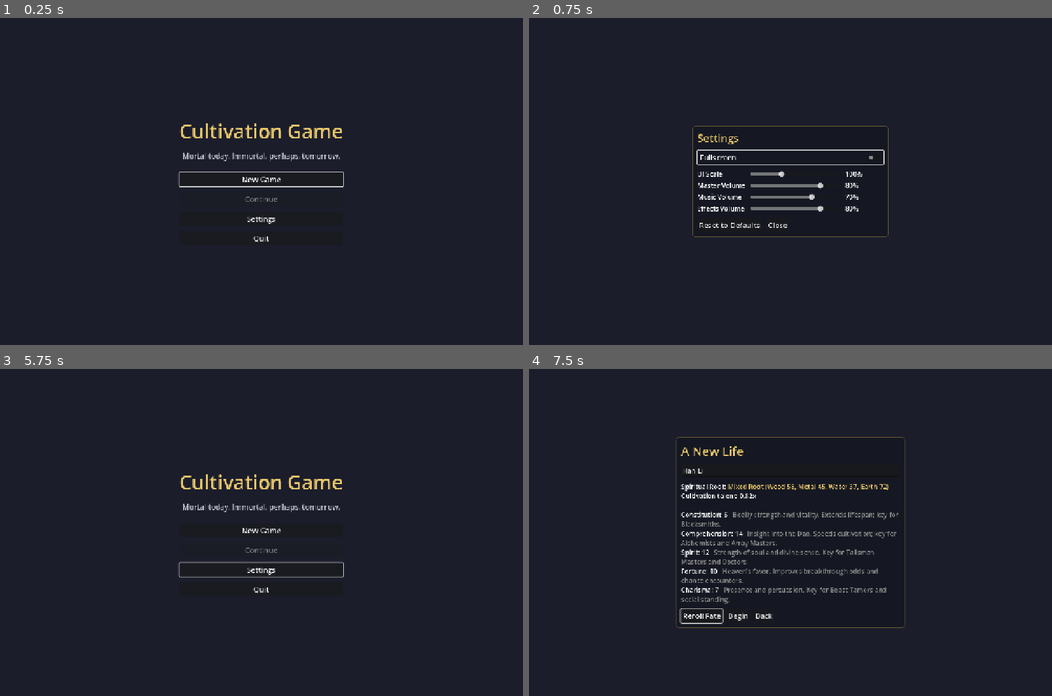
Above: before the commit, frames 1-4 (two rows, left to right).
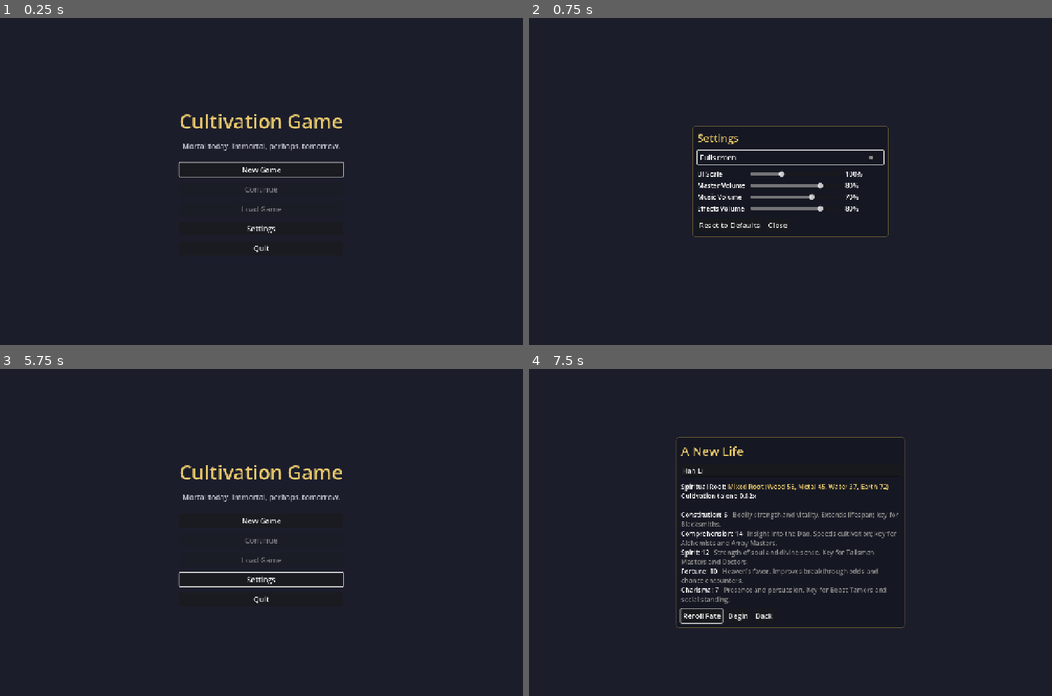
Above: after the commit, the same moments.

Repository: samridghimire/cultivation-game
Game: Godot game, scene res://src/ui/main_menu.tscn
Two runs of this game, one before a commit and one after it. Both use one fixed random seed, a clock stepped at 60 frames per second and the inputs below.
Inputs (mouse positions are in pixels of both pictures, inside the frame that each line leads up to):
- Up to frame 1 (0.25 s): no input
- Up to frame 2 (0.75 s): click "Settings" at 0.5 s
- Up to frame 3 (5.75 s): click "Reset to Defaults" at 1.25 s; move the mouse to (376, 516) at 2.02 s; hold D (move_right) 2.03-2.75 s; hold E (interact) 2.03-2.75 s; click (376, 516) at 2.17 s; drag from (156, 548) to (235, 597) at 2.77 s; move the mouse to (313, 460) at 3.52 s; hold D (move_right) 3.53-4.25 s; tap K (toggle_techniques) at 3.6 s; drag from (235, 597) to (104, 483) at 4.27 s; move the mouse to (418, 581) at 5.02 s; hold A (move_left) from 5.03 s (still down); tap C (toggle_character_sheet) at 5.1 s; tap Escape (pause_menu) at 5.65 s
- Up to frame 4 (7.5 s): release A (move_left) at 5.75 s; click "New Game" at 5.75 s; click "Back" at 6.5 s; click "New Game" at 7.25 s

The runs differ from the first frame. In frame 1, 2.4% of the frame differs, in the area x 34-66%, y 29-72%; in frame 2, nothing differs; in frame 3, 2.4%; in frame 4, nothing differs.

Commit message:
[F-004b] Load screen for save slots in main and pause menus
Co-Authored-By: Claude <noreply@anthropic.com>

Diff:
--- a/src/ui/hud.gd
+++ b/src/ui/hud.gd
@@ -17,6 +17,7 @@
 var _combat_report: CombatReport
 var _pause_menu: PauseMenu
 var _settings: SettingsScreen
+var _load_screen: LoadScreen
 var _banner: Banner
 var _death_screen: Control
 
@@ -45,6 +46,11 @@
 	_settings.closed.connect(_on_settings_closed)
 	add_child(UIStyle.centered(_settings))
 	_pause_menu.settings_requested.connect(_open_settings)
+	_load_screen = LoadScreen.new()
+	_load_screen.closed.connect(_on_load_closed)
+	_load_screen.slot_chosen.connect(_on_slot_chosen)
+	add_child(UIStyle.centered(_load_screen))
+	_pause_menu.load_requested.connect(_open_load)
 	_banner = Banner.new()
 	add_child(_banner)
 	_build_death_screen()
@@ -62,7 +68,7 @@
 
 
 func _unhandled_input(event: InputEvent) -> void:
-	if _choice_menu.visible or _combat_report.visible or _pause_menu.visible or _settings.visible or _death_screen.visible:
+	if _choice_menu.visible or _combat_report.visible or _pause_menu.visible or _settings.visible or _load_screen.visible or _death_screen.visible:
 		return
 	if event.is_action_pressed("pause_menu"):
 		# Consumed here so the world's own Esc handling never runs mid-session.
@@ -194,7 +200,7 @@
 
 
 func _on_menu_requested(source: Node) -> void:
-	if _any_screen_open() or _combat_report.visible or _pause_menu.visible or _settings.visible or _death_screen.visible:
+	if _any_screen_open() or _combat_report.visible or _pause_menu.visible or _settings.visible or _load_screen.visible or _death_screen.visible:
 		return
 	_choice_menu.open_for(source)
 	_update_modal()
@@ -206,6 +212,7 @@
 	_combat_report.close()
 	_pause_menu.close()
 	_settings.close()
+	_load_screen.close()
 	(_death_screen.find_child("Cause", true, false) as Label).text = cause
 	_death_screen.visible = true
 	_death_screen.find_children("*", "Button", true, false)[0].grab_focus()
@@ -234,6 +241,25 @@
 	_settings.open()
 
 
+## Load replaces the pause menu while open, then returns to it.
+func _open_load() -> void:
+	_pause_menu.visible = false
+	_load_screen.open()
+
+
+func _on_load_closed() -> void:
+	if GameState.has_session() and GameState.player.alive:
+		_pause_menu.open()
+	_update_modal()
+
+
+func _on_slot_chosen(slot: String) -> void:
+	if SaveManager.load_game(slot):
+		get_tree().reload_current_scene()
+	else:
+		_load_screen.open()
+
+
 func _on_settings_closed() -> void:
 	if GameState.has_session() and GameState.player.alive:
 		_pause_menu.open()
@@ -241,7 +267,7 @@
 
 
 func _update_modal() -> void:
-	EventBus.ui_modal_changed.emit(_choice_menu.visible or _any_screen_open() or _combat_report.visible or _pause_menu.visible or _settings.visible or _death_screen.visible)
+	EventBus.ui_modal_changed.emit(_choice_menu.visible or _any_screen_open() or _combat_report.visible or _pause_menu.visible or _settings.visible or _load_screen.visible or _death_screen.visible)
 
 
 func _return_to_menu() -> void:
--- /dev/null
+++ b/src/ui/load_screen.gd
@@ -0,0 +1,105 @@
+class_name LoadScreen
+extends PanelContainer
+## Modal list of save slots (SaveManager.list_slots) used by the main menu and
+## the pause menu. Choosing a slot emits slot_chosen; the owner does the load.
+## Delete asks for a second press to confirm.
+
+signal closed
+signal slot_chosen(slot: String)
+
+var _rows: VBoxContainer
+var _status: Label
+var _close_button: Button
+var _pending_delete: String = ""
+
+
+func _init() -> void:
+	add_theme_stylebox_override("panel", UIStyle.panel().get_theme_stylebox("panel"))
+	custom_minimum_size = Vector2(640, 0)
+	visible = false
+	var box := VBoxContainer.new()
+	box.add_theme_constant_override("separation", 10)
+	add_child(box)
+	box.add_child(UIStyle.label("Load Game", 26, UIStyle.ACCENT))
+	_rows = VBoxContainer.new()
+	_rows.add_theme_constant_override("separation", 6)
+	box.add_child(_rows)
+	_status = UIStyle.label("", 14, Color(0.7, 0.7, 0.7))
+	box.add_child(_status)
+	_close_button = UIStyle.button("Back", close)
+	box.add_child(_close_button)
+
+
+func _unhandled_input(event: InputEvent) -> void:
+	if visible and (event.is_action_pressed("ui_cancel") or event.is_action_pressed("pause_menu")):
+		get_viewport().set_input_as_handled()
+		close()
+
+
+func open() -> void:
+	_pending_delete = ""
+	_status.text = ""
+	_rebuild()
+	visible = true
+	_focus_first.call_deferred()
+
+
+func close() -> void:
+	if not visible:
+		return
+	visible = false
+	closed.emit()
+
+
+## One line describing a slot, e.g. "Li Wei - Qi Refining 3 - Year 1, Spring 4 - age 16".
+static func describe_slot(meta: Dictionary) -> String:
+	var text := "%s  |  %s  |  %s  |  age %d" % [meta.get("name", "?"), meta.get("realm_label", "?"), meta.get("game_date", "?"), int(meta.get("age", 0))]
+	if not bool(meta.get("alive", true)):
+		text += "  (deceased)"
+	return text
+
+
+func _rebuild() -> void:
+	for child in _rows.get_children():
+		_rows.remove_child(child)
+		child.queue_free()
+	var slots := SaveManager.list_slots()
+	if slots.is_empty():
+		_rows.add_child(UIStyle.label("No saved games yet.", 18, Color(0.75, 0.75, 0.8)))
+		return
+	for meta in slots:
+		var slot: String = meta["slot"]
+		var row := HBoxContainer.new()
+		row.add_theme_constant_override("separation", 8)
+		var load_button := UIStyle.button(describe_slot(meta), slot_chosen.emit.bind(slot))
+		load_button.size_flags_horizontal = Control.SIZE_EXPAND_FILL
+		load_button.alignment = HORIZONTAL_ALIGNMENT_LEFT
+		load_button.tooltip_text = "%s (saved %s)" % [slot, meta.get("saved_at", "")]
+		row.add_child(load_button)
+		var delete_button := UIStyle.button("Delete", Callable())
+		delete_button.pressed.connect(_on_delete.bind(slot, delete_button))
+		row.add_child(delete_button)
+		_rows.add_child(row)
+
+
+func _on_delete(slot: String, button: Button) -> void:
+	if _pending_delete != slot:
+		_pending_delete = slot
+		button.text = "Sure?"
+		_status.text = "Press again to delete %s." % slot
+		return
+	_pending_delete = ""
+	if SaveManager.delete_save(slot):
+		_status.text = "Deleted %s." % slot
+	else:
+		_status.text = "Could not delete %s." % slot
+	_rebuild()
+	_focus_first.call_deferred()
+
+
+func _focus_first() -> void:
+	var buttons := _rows.find_children("*", "Button", true, false)
+	if buttons.is_empty():
+		_close_button.grab_focus()
+	else:
+		(buttons[0] as Button).grab_focus()
--- a/src/ui/main_menu.gd
+++ b/src/ui/main_menu.gd
@@ -6,6 +6,7 @@
 
 var _menu: Control
 var _settings: SettingsScreen
+var _load_screen: LoadScreen
 
 
 func _ready() -> void:
@@ -28,8 +29,11 @@
 	var new_game := UIStyle.button("New Game", func(): get_tree().change_scene_to_file(CHARACTER_CREATION))
 	box.add_child(new_game)
 	var continue_button := UIStyle.button("Continue", _continue)
-	continue_button.disabled = not SaveManager.has_save()
+	continue_button.disabled = SaveManager.most_recent_slot() == ""
 	box.add_child(continue_button)
+	var load_button := UIStyle.button("Load Game", _open_load)
+	load_button.disabled = SaveManager.list_slots().is_empty()
+	box.add_child(load_button)
 	var settings_button := UIStyle.button("Settings", _open_settings)
 	box.add_child(settings_button)
 	box.add_child(UIStyle.button("Quit", func(): get_tree().quit()))
@@ -41,6 +45,13 @@
 		settings_button.grab_focus())
 	add_child(UIStyle.centered(_settings))
 
+	_load_screen = LoadScreen.new()
+	_load_screen.closed.connect(func():
+		_menu.visible = true
+		load_button.grab_focus())
+	_load_screen.slot_chosen.connect(_load_slot)
+	add_child(UIStyle.centered(_load_screen))
+
 	(continue_button if not continue_button.disabled else new_game).grab_focus.call_deferred()
 
 
@@ -49,6 +60,15 @@
 	_settings.open()
 
 
+func _open_load() -> void:
+	_menu.visible = false
+	_load_screen.open()
+
+
+func _load_slot(slot: String) -> void:
+	if SaveManager.load_game(slot):
+		get_tree().change_scene_to_file(WORLD)
+
+
 func _continue() -> void:
-	if SaveManager.load_game():
-		get_tree().change_scene_to_file(WORLD)
+	_load_slot(SaveManager.most_recent_slot())
--- a/src/ui/pause_menu.gd
+++ b/src/ui/pause_menu.gd
@@ -5,6 +5,8 @@
 signal closed
 ## The player chose Settings; the owner shows a SettingsScreen.
 signal settings_requested
+## The player chose Load Game; the owner shows a LoadScreen.
+signal load_requested
 
 const MAIN_MENU := "res://src/ui/main_menu.tscn"
 
@@ -24,7 +26,7 @@
 	box.add_child(title)
 	box.add_child(UIStyle.button("Resume", close))
 	box.add_child(UIStyle.button("Save Game", _save))
-	_load_button = UIStyle.button("Load Game", _load)
+	_load_button = UIStyle.button("Load Game", load_requested.emit)
 	box.add_child(_load_button)
 	box.add_child(UIStyle.button("Settings", settings_requested.emit))
 	box.add_child(UIStyle.button("Save and Quit to Menu", _quit_to_menu))
@@ -41,7 +43,7 @@
 
 func open() -> void:
 	_status.text = ""
-	_load_button.disabled = not SaveManager.has_save()
+	_load_button.disabled = SaveManager.list_slots().is_empty()
 	visible = true
 	(get_child(0).get_child(1) as Button).grab_focus.call_deferred()
 
@@ -62,13 +64,6 @@
 		_status.text = "Could not save the game."
 
 
-func _load() -> void:
-	if SaveManager.load_game():
-		get_tree().reload_current_scene()
-	else:
-		_status.text = "Could not load the save."
-
-
 func _quit_to_menu() -> void:
 	if GameState.player.alive:
 		SaveManager.save_game()
--- /dev/null
+++ b/tests/unit/test_load_screen.gd
@@ -0,0 +1,14 @@
+extends TestCase
+
+
+func test_describe_slot_includes_name_realm_date_and_age() -> void:
+	var text := LoadScreen.describe_slot({"name": "Li Wei", "realm_label": "Qi Refining 3", "game_date": "Year 2, Spring 4", "age": 17, "alive": true})
+	assert_true(text.contains("Li Wei"))
+	assert_true(text.contains("Qi Refining 3"))
+	assert_true(text.contains("Year 2, Spring 4"))
+	assert_true(text.contains("age 17"))
+	assert_false(text.contains("deceased"))
+
+
+func test_describe_slot_marks_dead_characters() -> void:
+	assert_true(LoadScreen.describe_slot({"name": "A", "alive": false}).contains("deceased"))
Not shown, added: src/ui/load_screen.gd.uid
Not shown, added: tests/unit/test_load_screen.gd.uid
Not shown, changed: docs/BACKLOG.md
Not shown, changed: docs/CHANGELOG.md
